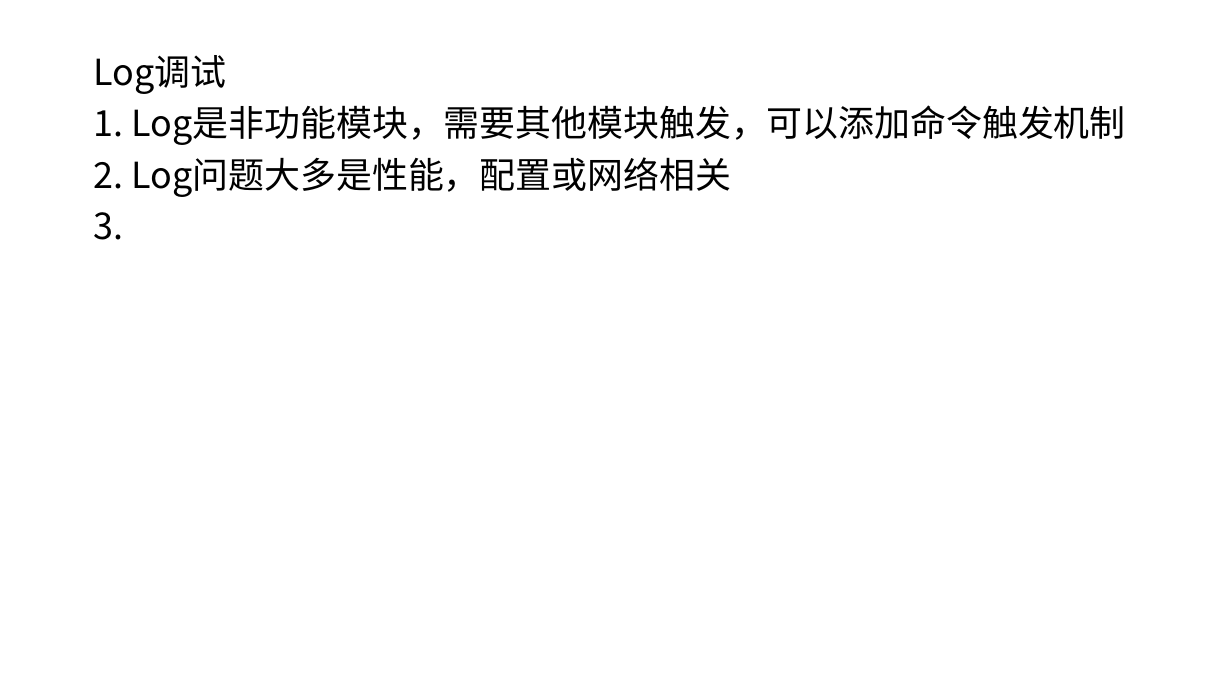
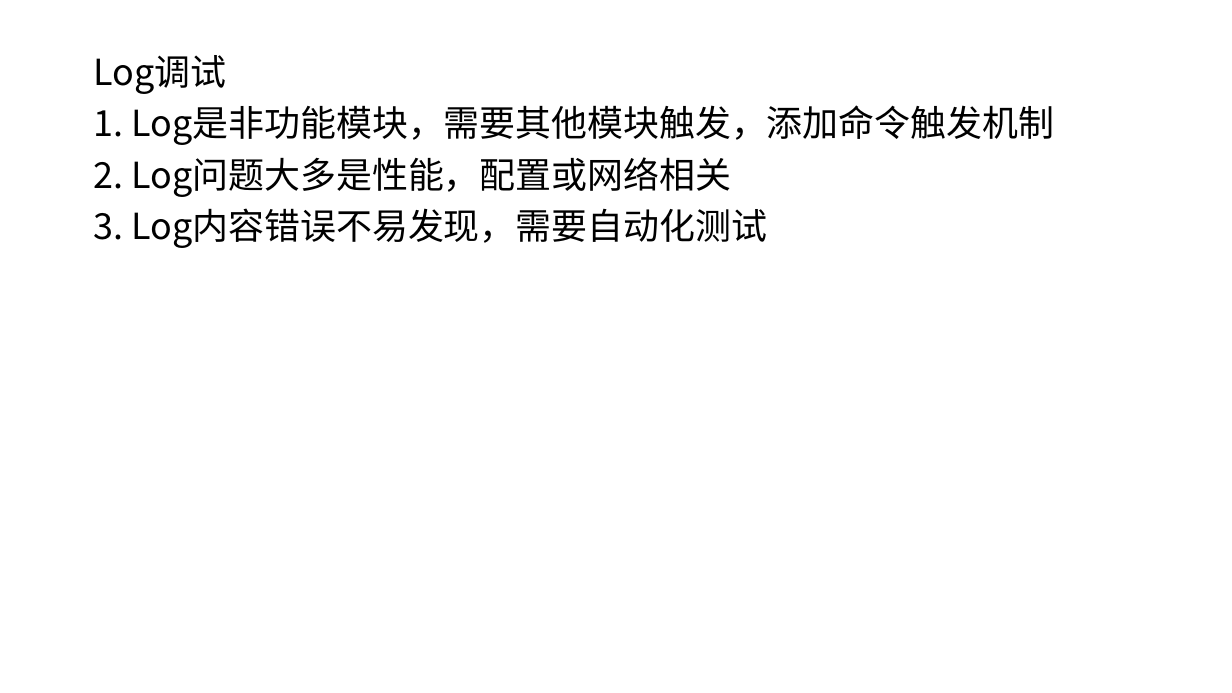
Before and after one commit to qicen/jw, a slide deck: slide 15 of log.pptx (slide 11 before the commit). Drawn at 1232x693 pixels with LibreOffice and Linux fonts; fonts in the diff are those of the drawing. Boxes give left, top, right and bottom in pixels: in the first picture for what was removed or moved away, otherwise in the second. Text is boxed around its words. In the diff, an @@ line names an element or a change of style, - is before the commit and + after.

```diff
--- a/log.pptx
+++ b/log.pptx
@@ text at [94,105,1054,145]: text changed @@
-1. Log是非功能模块，需要其他模块触发，可以添加命令触发机制
+1. Log是非功能模块，需要其他模块触发，添加命令触发机制
@@ text at [94,208,767,248]: text changed @@
-3.
+3. Log内容错误不易发现，需要自动化测试
```
Also in this commit, not shown: 8 other slides changed, 5 slides added, 1 slide removed.
